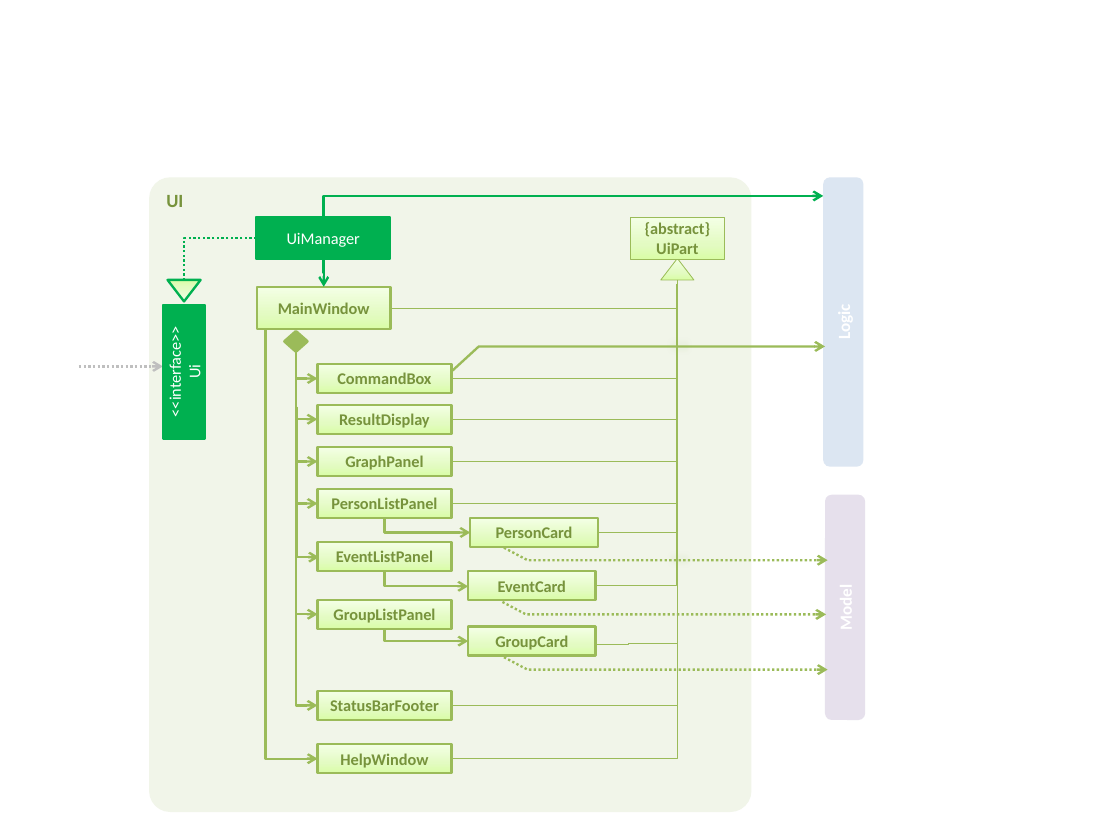
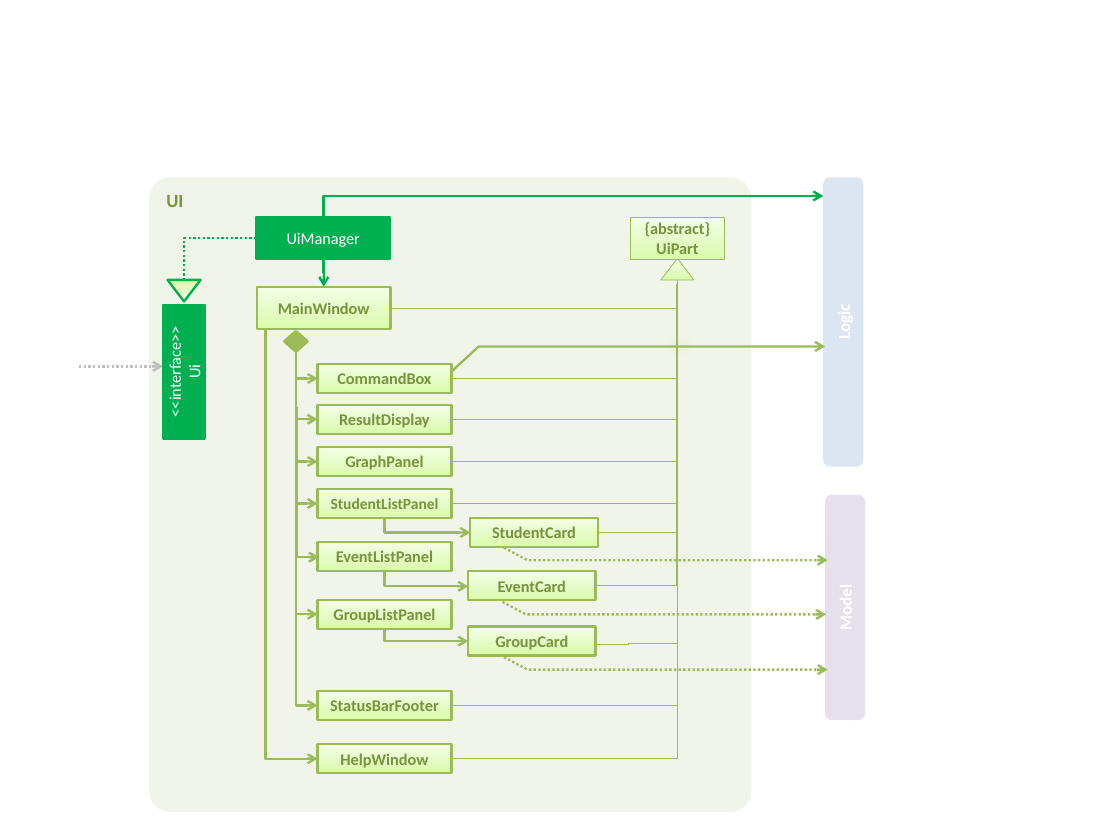
Before and after one commit to yogtew/main, a slide deck: slide 1 of docs/diagrams/UiComponentClassDiagram.pptx. Drawn at 1120x840 pixels with LibreOffice and Linux fonts; fonts in the diff are those of the drawing. Boxes give left, top, right and bottom in pixels: in the first picture for what was removed or moved away, otherwise in the second. Text is boxed around its words. In the diff, an @@ line names an element or a change of style, - is before the commit and + after.

Commit message:
Fix minor errors referencing person instead of student

```diff
--- a/docs/diagrams/UiComponentClassDiagram.pptx
+++ b/docs/diagrams/UiComponentClassDiagram.pptx
@@ text in rectangle at bbox=[331, 498, 439, 509]: text changed; size 10.5 to 10 pt @@
-PersonListPanel
+StudentListPanel
@@ text in rectangle at bbox=[492, 526, 576, 538]: text changed @@
-PersonCard
+StudentCard
```
Also in this commit, not shown: 2 other files.
